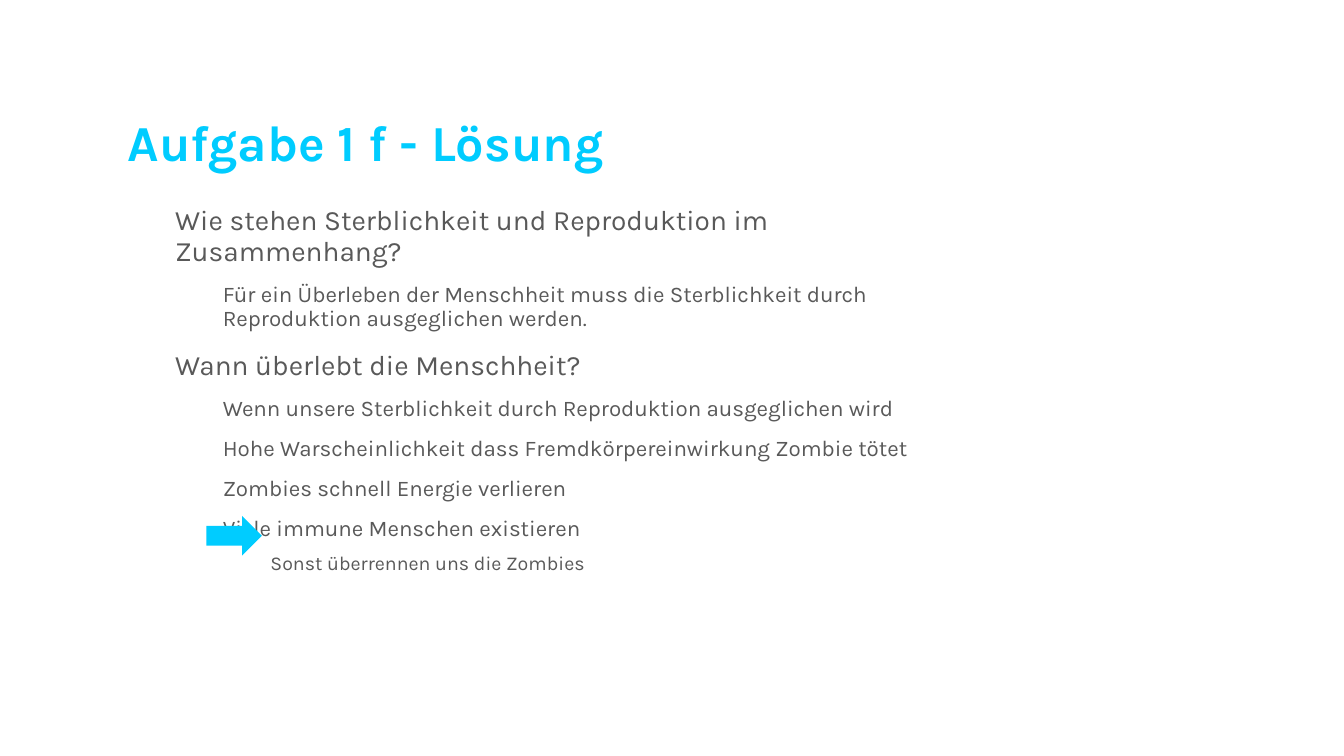
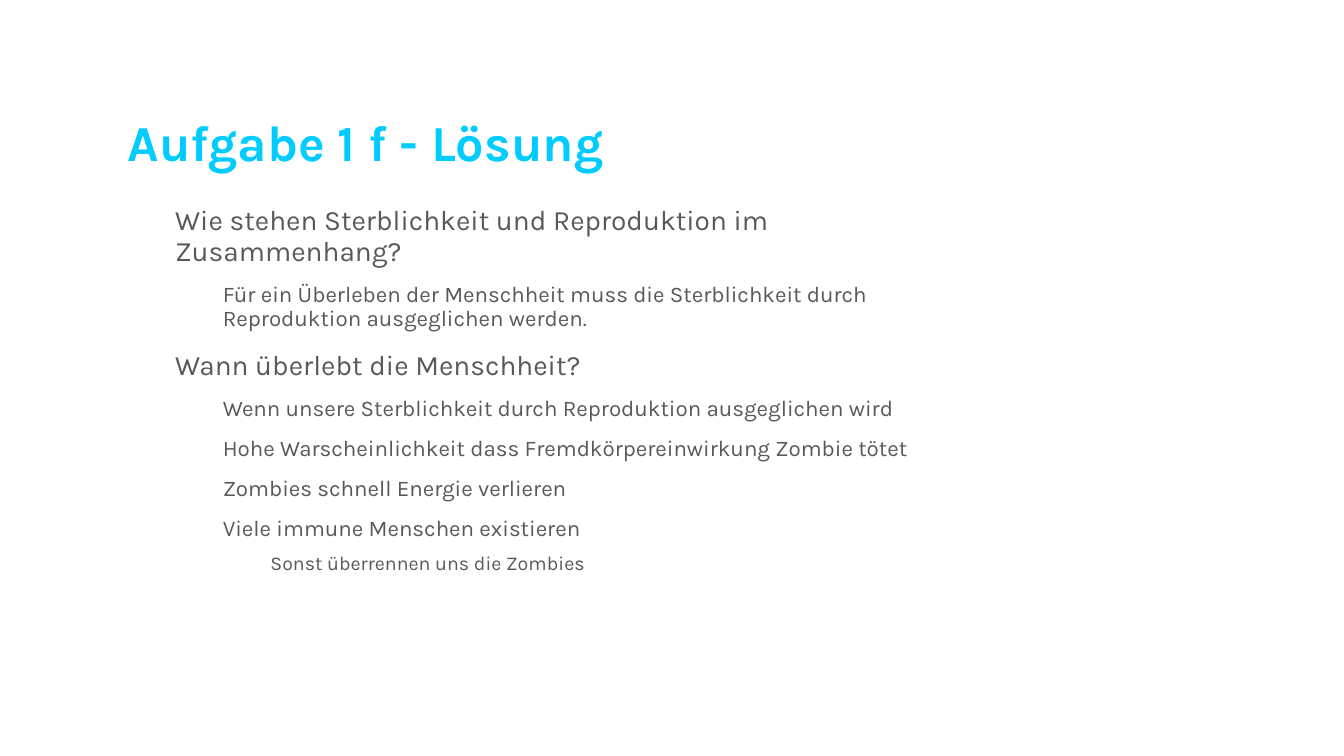
Before and after one commit to SOAS-Uni-Augsburg/ws16-17-group-02-1, a slide deck: slide 23 of Blatt-03/SOAS.odp. Drawn at 1344x756 pixels with LibreOffice and Linux fonts; fonts in the diff are those of the drawing; background and template pictures are left out. Boxes give left, top, right and bottom in pixels: in the first picture for what was removed or moved away, otherwise in the second. Text is boxed around its words. In the diff, an @@ line names an element or a change of style, - is before the commit and + after.

```diff
--- a/Blatt-03/SOAS.odp
+++ b/Blatt-03/SOAS.odp
@@ right arrow removed at box(207, 516, 262, 556) @@
```
Also in this commit, not shown: 4 other slides changed, 1 other file.
